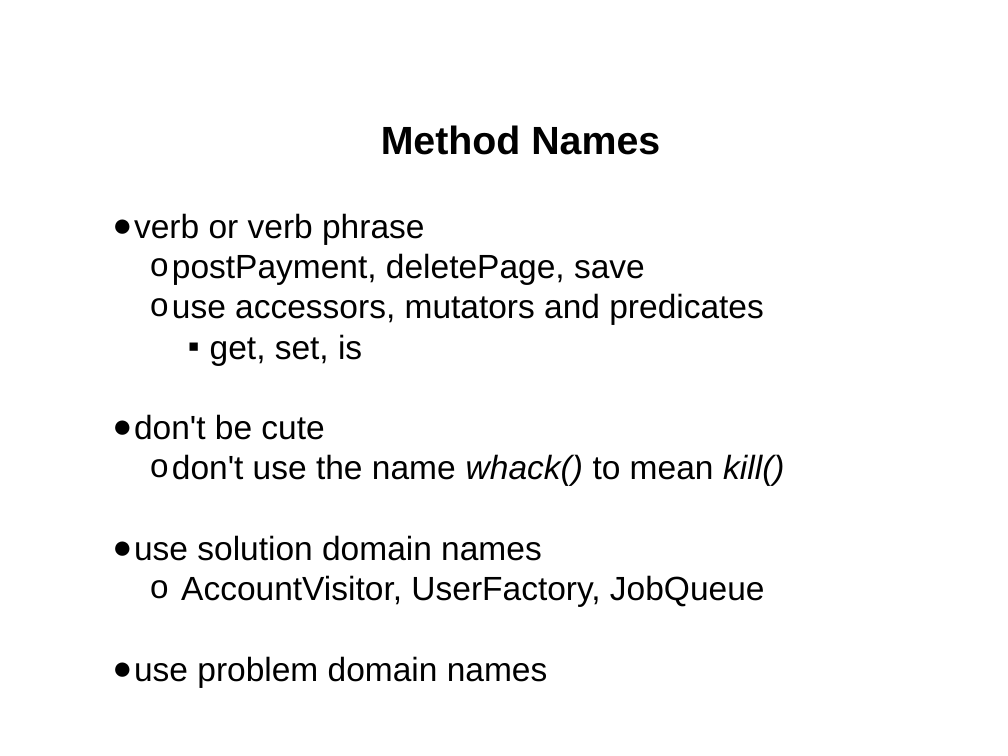
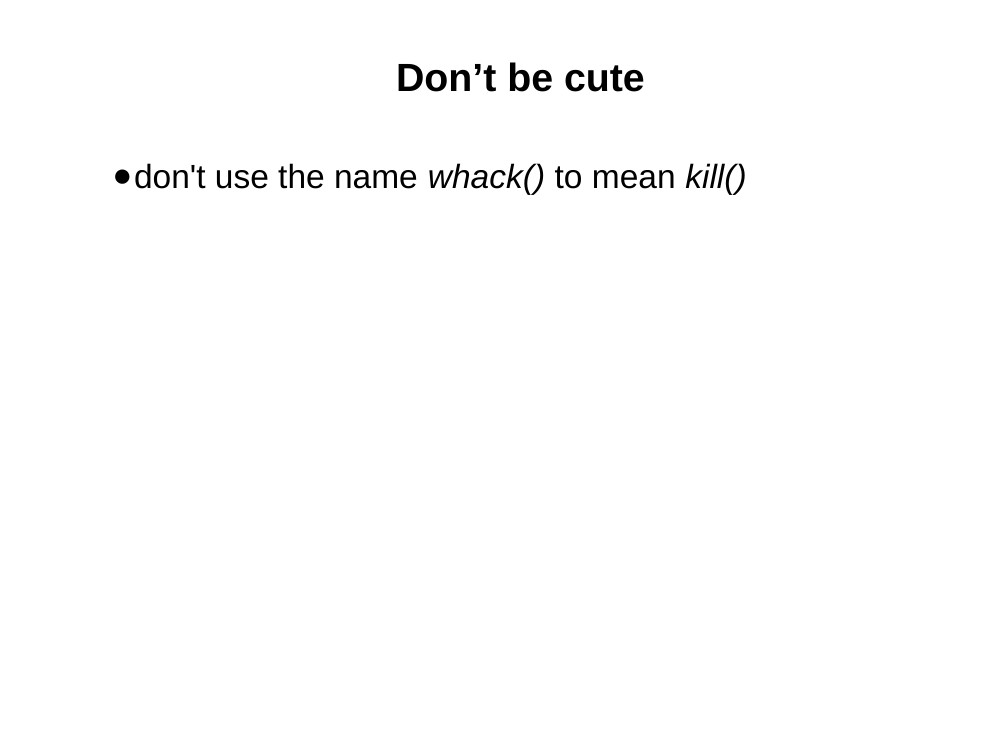
Before and after one commit to cvmocanu/clean-code-presentation, a slide deck: slide 31 of Clean Code.pptx (slide 21 before the commit). Drawn at 1008x756 pixels with LibreOffice and Linux fonts; fonts in the diff are those of the drawing. Boxes give left, top, right and bottom in pixels: in the first picture for what was removed or moved away, otherwise in the second. Text is boxed around its words. In the diff, an @@ line names an element or a change of style, - is before the commit and + after.

```diff
--- a/Clean Code.pptx
+++ b/Clean Code.pptx
@@ title added at bbox=[396, 62, 645, 92], 31.2 pt, text #000000, bold @@
+Don’t be cute
@@ title removed at bbox=[381, 125, 660, 155] @@
-Method Names
@@ text "don't use the name whack() ...": place and size @@
-text "don't use the name whack() ..." at bbox=[134, 213, 784, 687]
+text "don't use the name whack() ..." at bbox=[134, 163, 746, 194]
@@ text "don't use the name whack() ..." at bbox=[134, 163, 746, 194]: bullet o to ●; list level 2 to 1 in "don't use the name whack() ..." @@
@@ text at bbox=[134, 213, 764, 440]: paragraphs removed @@
-● verb or verb phrase
-  o postPayment, deletePage, save
-  o use accessors, mutators and predicates
-    ▪ get, set, is
-● don't be cute
@@ text at bbox=[134, 535, 765, 687]: paragraphs removed @@
-● use solution domain names
-  o AccountVisitor, UserFactory, JobQueue
-● use problem domain names
```
Also in this commit, not shown: 9 other slides changed, 10 slides added.
